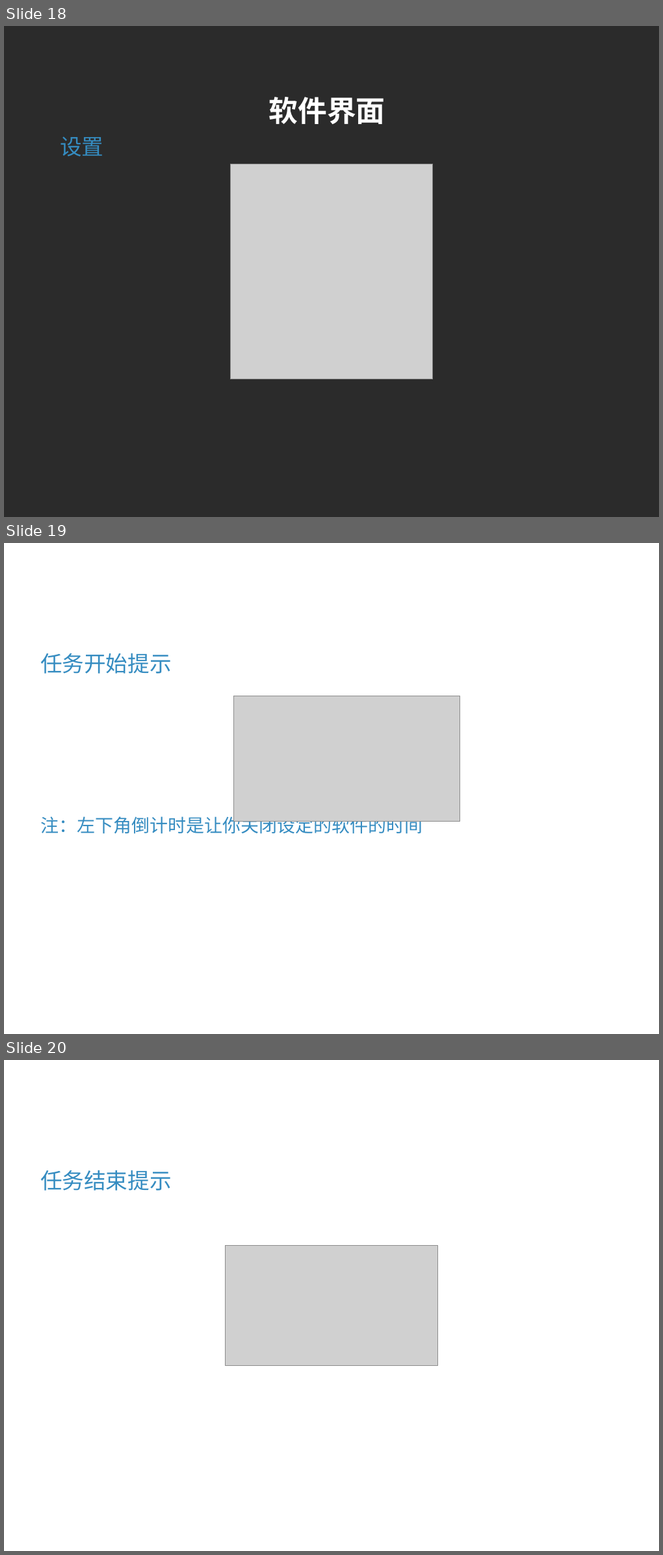
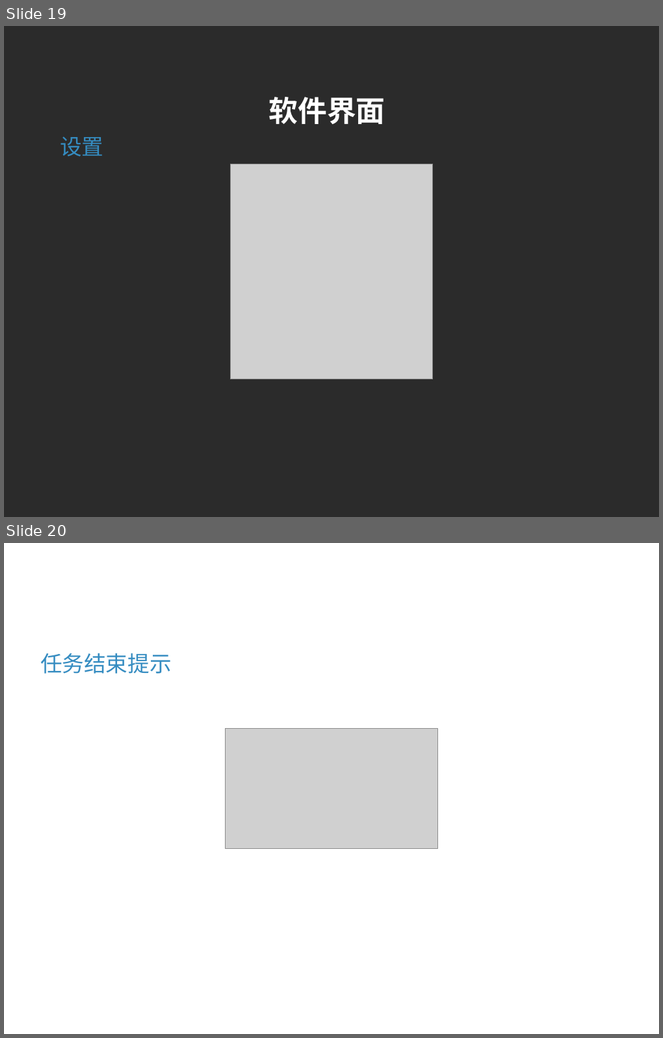
Before and after one commit to tzy502/test, a slide deck: G07项目介绍.ppt. Shown one above the other, each under a label of ours: slides 18, 19 and 20 before the commit, slides 19 and 20 after it. The pictures are 663x1555 and 663x1038 pixels, drawn with LibreOffice and Linux fonts; fonts in the diff are those of the drawing; grey boxes stand for pictures; background and template pictures are left out; a plain dark background stands for a picture behind light text. Boxes give left, top, right and bottom in pixels: in the first picture for what was removed or moved away, otherwise in the second. Text is boxed around its words. In the diff, an @@ line names an element or a change of style, - is before the commit and + after.

```diff
--- a/G07项目介绍.ppt
+++ b/G07项目介绍.ppt
@@ slide 19 removed at [4,543,659,1034], background picture (left out) @@
@@ title removed at [64,543,575,596] @@
-软件界面
@@ text removed at [40,653,423,834] @@
-任务开始提示
-注：左下角倒计时是让你关闭设定的软件的时间
@@ picture removed at [233,696,460,821] @@
@@ what was slide 18 is now slide 19 @@
```
Also in this commit, not shown: 4 slides changed, 1 slide added, 5 other files.
